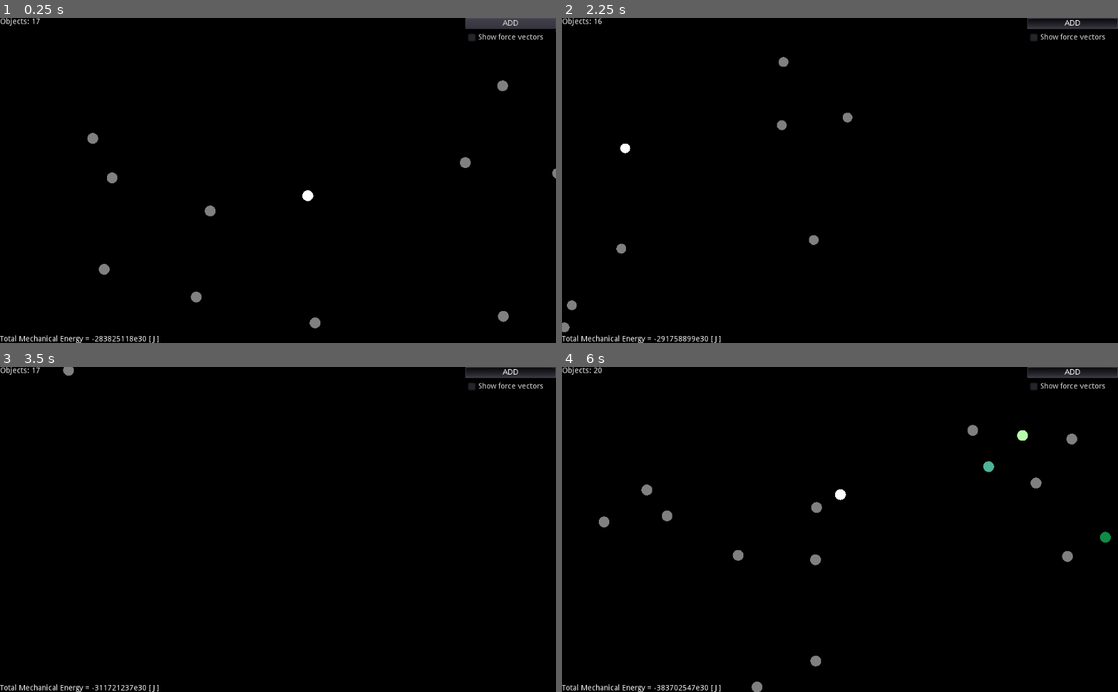
Above: before the commit, frames 1-4 (two rows, left to right).
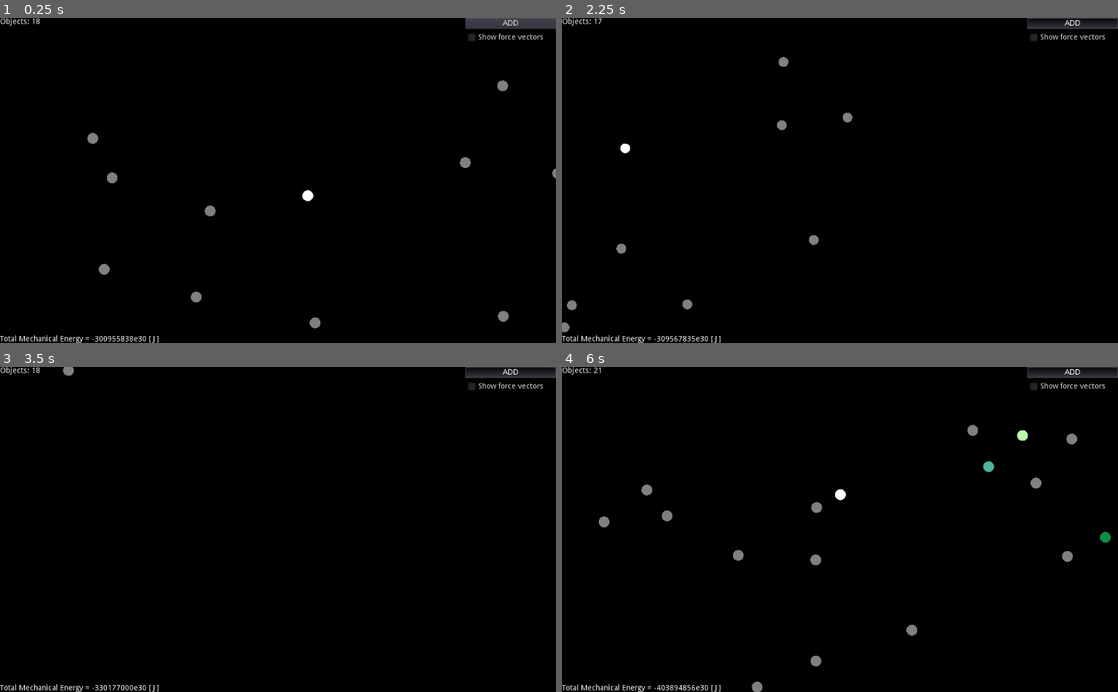
Above: after the commit, the same moments.

Repository: NuclearPhoenixx/n-body-problem
Game: Godot game, scene res://scenes/main.tscn
Two runs of this game, one before a commit and one after it. Both use one fixed random seed, a clock stepped at 60 frames per second and the inputs below.
Inputs (mouse positions are in pixels of both pictures, inside the frame that each line leads up to):
- Up to frame 1 (0.25 s): no input
- Up to frame 2 (2.25 s): move the mouse to (840, 180) at 0.52 s; hold Right (ui_right) 0.53-1.25 s; hold Mouse wheel up (camera_zin) 0.53-1.25 s; click (840, 180) at 0.77 s; click "ADD" at 1.25 s; move the mouse to (778, 79) at 2.02 s; hold Down (ui_down) from 2.03 s (still down); tap Mouse wheel down (camera_zout) at 2.1 s
- Up to frame 3 (3.5 s): click (216, 428) at 2.27 s; move the mouse to (16, 513) at 2.77 s; release Down (ui_down) at 2.78 s; hold Right (ui_right) from 2.78 s (still down); hold Mouse wheel up (camera_zin) from 2.78 s (still down)
- Up to frame 4 (6 s): move the mouse to (628, 370) at 3.52 s; release Right (ui_right) at 3.53 s; release Mouse wheel up (camera_zin) at 3.53 s; hold Up (ui_up) 3.53-4.28 s; tap Mouse wheel down (camera_zout) at 3.6, 5.1 s; click (628, 370) at 3.77 s; move the mouse to (573, 458) at 4.27 s; hold Mouse wheel up (camera_zin) 4.28-5.03 s; hold Left (ui_left) 4.28-5.78 s; click (573, 458) at 4.52 s; move the mouse to (762, 370) at 5.02 s; click (762, 370) at 5.27 s; move the mouse to (584, 549) at 5.77 s; hold Down (ui_down) from 5.78 s (still down); hold Mouse wheel up (camera_zin) from 5.78 s (still down)

The runs differ from the first frame. In frame 1, less than 0.1% of the frame differs, in the area x 6-24%, y 0-100%; in frame 2, 0.1%; in frame 3, less than 0.1%; in frame 4, 0.2%, in the area x 6-93%, y 0-100%.

Commit message:
update export

Diff:
--- a/src/object.gd
+++ b/src/object.gd
@@ -45,7 +45,7 @@
 	return accel
 
 func _physics_process(delta):
-	position += v * delta / scale_m #* get_lorentz() # update position with given velocity and correct for scale
+	position += v * delta / scale_m # update position with given velocity and correct for scale
 	update() # re-draw circle
 
 	var a = grav_accel() # compute new acceleration vector
--- a/src/spawn.gd
+++ b/src/spawn.gd
@@ -24,7 +24,7 @@
 	var max_v = 400000
 	var min_v = -400000
 
-	while i < 18: # spawn some random objects
+	while i < 19: # spawn some random objects
 		i += 1
 		randomize()
 		spawn(Vector2(rand_range(min_p,max_p),rand_range(min_p,max_p)), Vector2(rand_range(min_v,max_v),rand_range(min_v,max_v)), 1e26, Color(0.5,0.5,0.5,1), 10)
Not shown, changed: docs/index.pck
